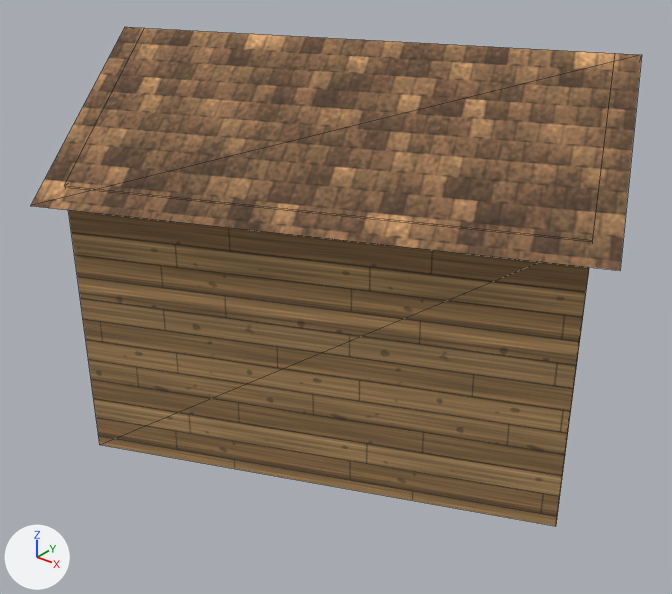
Two versions of the glTF model world/bridgehollow/export/models/buildings/bld_house_075.glb, one commit apart.
The view is the same before and after, from a 50 mm lens placed at (7.43, -9.89, 7.56), pointed at (-0.03, -0.56, 1.78). Lighting does not change. The marker at lower left points along +X, +Y and +Z. The picture after the commit comes second. Mesh edges are drawn as thin lines. Vertices at exactly the same position are counted once.

Names of what the first picture shows: 'bld_house_075'.
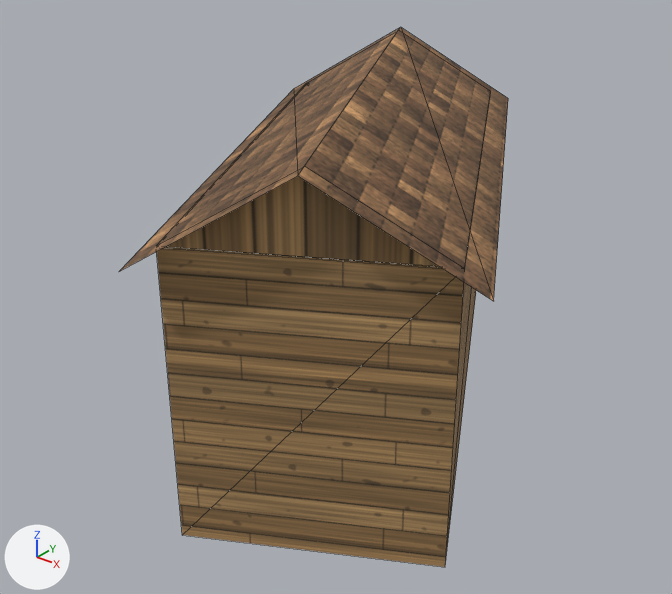
What changed in the scene script:
```text
Change me_bld_house_075:
    used by ob_bld_house_075; location = (0.0, 0.0, 0.0)
    before: 0 (1.96, 3.48, 0.0), 1 (-3.84, 1.04, 0.0), 2 (-3.84, 1.04, 3.81), 3 (1.96, 3.48, 3.81), 4 (-1.95, -3.47, 0.0) at pixel (99, 444)
    before: 5 (-1.95, -3.47, 3.81) at pixel (65, 185), 6 (3.85, -1.06, 0.0) at pixel (555, 526), 7 (3.85, -1.06, 3.81) at pixel (592, 240), 8 (1.96, 3.48, 3.79), 9 (-3.84, 1.04, 3.79)
    before: 10 (-1.95, -3.47, 3.79) at pixel (65, 187), 11 (3.85, -1.06, 3.79) at pixel (592, 241), 15 (3.85, -1.06, 3.81) at pixel (592, 240)
    remove me_bld_house_075.from_pydata(...)  # 24 vertices, 16 faces; spans x -4.24..4.24, y -3.88..3.88, z 0.0..5.29
    add me_bld_house_075.from_pydata(...)  # 24 vertices, 16 faces; spans x -3.59..3.59, y -4.47..4.47, z 0.0..4.77
    me_bld_house_075 part 1
    add for i in [6, 7, 11, 15]: me_bld_house_075.vertices[i].co += Vector((-4.21, 5.12, 0.0))
    add for i in [0, 3, 8]: me_bld_house_075.vertices[i].co += Vector((-5.13, -0.95, 0.0))
    add for i in [1, 2, 9]: me_bld_house_075.vertices[i].co += Vector((4.2, -5.09, 0.0))
    add for i in [4, 5, 10]: me_bld_house_075.vertices[i].co += Vector((5.12, 0.94, 0.0))
    me_bld_house_075.vertices[12].co: (-3.85, 1.06, 3.81) -> (0.37, -4.05, 3.81)  # not seen -> pixel (156, 245)
    me_bld_house_075.vertices[13].co: (-1.96, -3.48, 3.81) -> (3.18, -2.54, 3.81)  # pixel (64, 185) -> pixel (464, 268)
    me_bld_house_075.vertices[14].co: (-2.9, -1.21, 5.29) -> (1.77, -3.3, 4.77)  # pixel (144, 27) -> pixel (304, 166)
    me_bld_house_075.vertices[16].co: (1.96, 3.48, 3.81) -> (-3.18, 2.54, 3.81)  # not seen -> pixel (306, 83)
    me_bld_house_075.vertices[17].co: (2.9, 1.21, 5.29) -> (-1.77, 3.3, 4.77)  # pixel (615, 53) -> pixel (398, 30)
    me_bld_house_075.vertices[18].co: (2.12, 3.88, 3.63) -> (-3.59, 2.67, 3.63)  # not seen -> pixel (293, 88)
    me_bld_house_075.vertices[19].co: (-4.24, 1.23, 3.63) -> (0.24, -4.47, 3.63)  # not seen -> pixel (118, 271)
    me_bld_house_075.vertices[20].co: (-3.18, -1.32, 5.29) -> (1.92, -3.57, 4.77)  # pixel (124, 26) -> pixel (297, 175)
    me_bld_house_075.vertices[21].co: (3.18, 1.32, 5.29) -> (-1.92, 3.57, 4.77)  # pixel (641, 54) -> pixel (400, 26)
    me_bld_house_075.vertices[22].co: (-2.12, -3.88, 3.63) -> (3.59, -2.67, 3.63)  # pixel (30, 205) -> pixel (493, 301)
    me_bld_house_075.vertices[23].co: (4.24, -1.23, 3.63) -> (-0.24, 4.47, 3.63)  # pixel (620, 270) -> pixel (508, 98)
```

Pixel boxes (x1, y1, x2, y2) of what changed, in the pictures (672 x 594 px):
'bld_house_075', reshaped (36% narrower, 8% taller): before (31, 27, 641, 526); after (120, 27, 508, 567)
